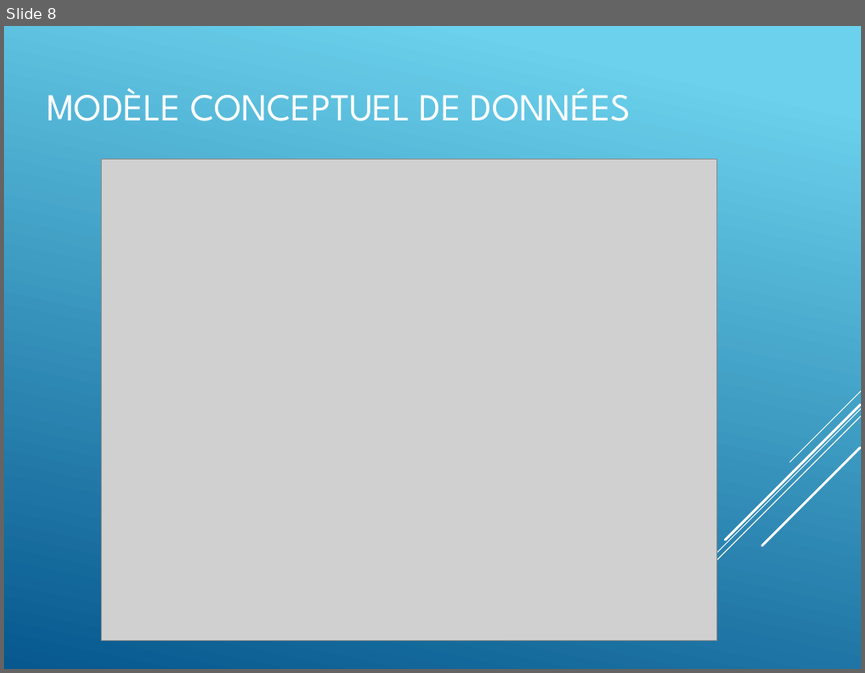
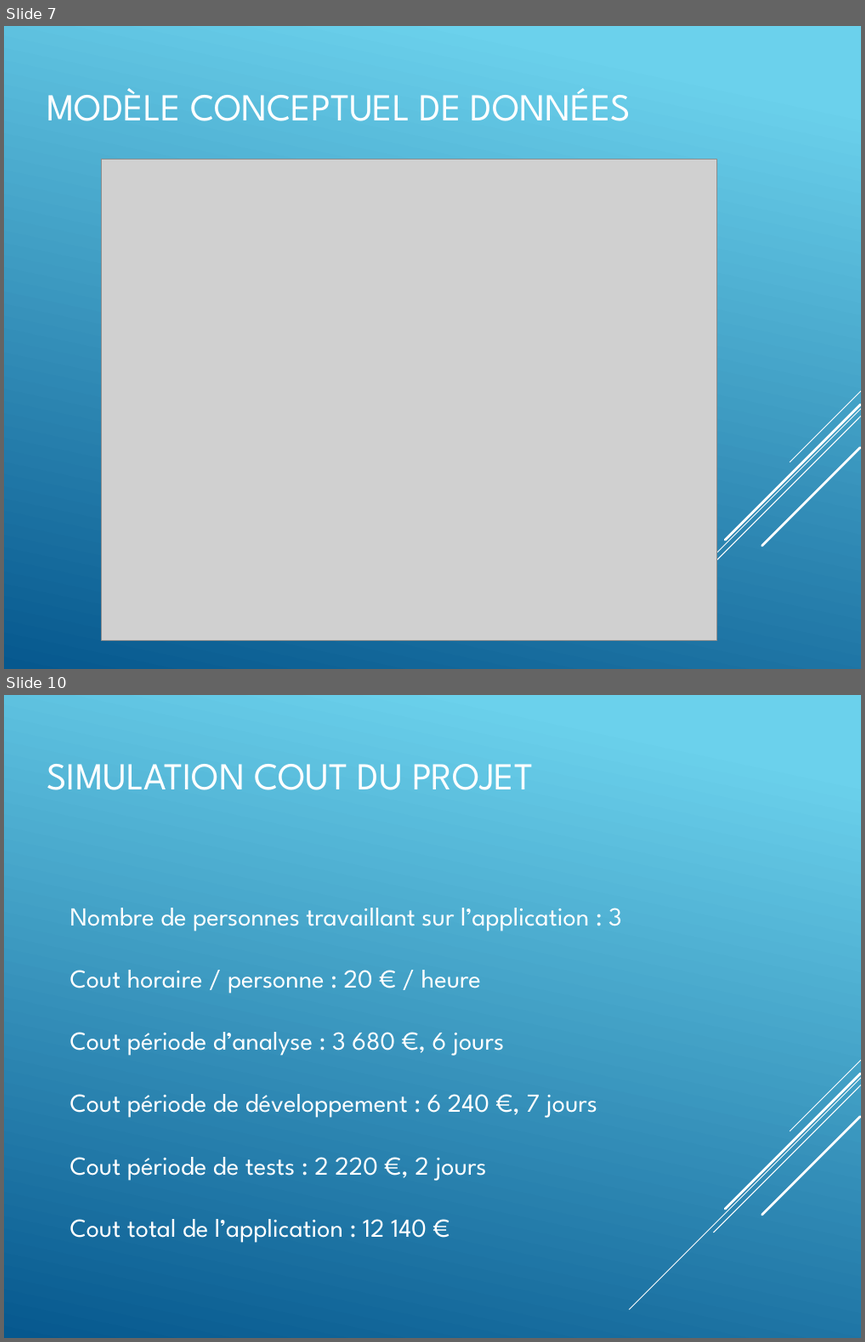
Before and after one commit to Hojalab/budget-monitor, a slide deck: docs/BudgetMonitor.pptx. Shown one above the other, each under a label of ours: slide 8 before the commit, slides 7 and 10 after it; the slides between them are not shown. The pictures are 865x673 and 865x1342 pixels, drawn with LibreOffice and Linux fonts; fonts in the diff are those of the drawing; grey boxes stand for pictures. Boxes give left, top, right and bottom in pixels: in the first picture for what was removed or moved away, otherwise in the second. Text is boxed around its words. In the diff, an @@ line names an element or a change of style, - is before the commit and + after.

```diff
--- a/docs/BudgetMonitor.pptx
+++ b/docs/BudgetMonitor.pptx
@@ slide 10 added at [4, 695, 861, 1338], background gradient #6ED2EB to #06588E; not listed: 5 template elements that a slide beside it also shows @@
@@ title added at [46, 764, 533, 790], 35.3 pt, text #FFFFFF @@
+SIMULATION COUT DU PROJET
@@ text added at [70, 907, 622, 1242], 24 pt, text #FFFFFF @@
+Nombre de personnes travaillant sur l’application : 3
+Cout horaire / personne : 20 € / heure
+Cout période d’analyse : 3 680 €, 6 jours
+Cout période de développement : 6 240 €, 7 jours
+Cout période de tests : 2 220 €, 2 jours
+Cout total de l’application : 12 140 €
@@ what was slide 8 is now slide 7 @@
```
Also in this commit, not shown: 3 slides changed, 1 other slide added, 2 slides removed, 8 other files.
